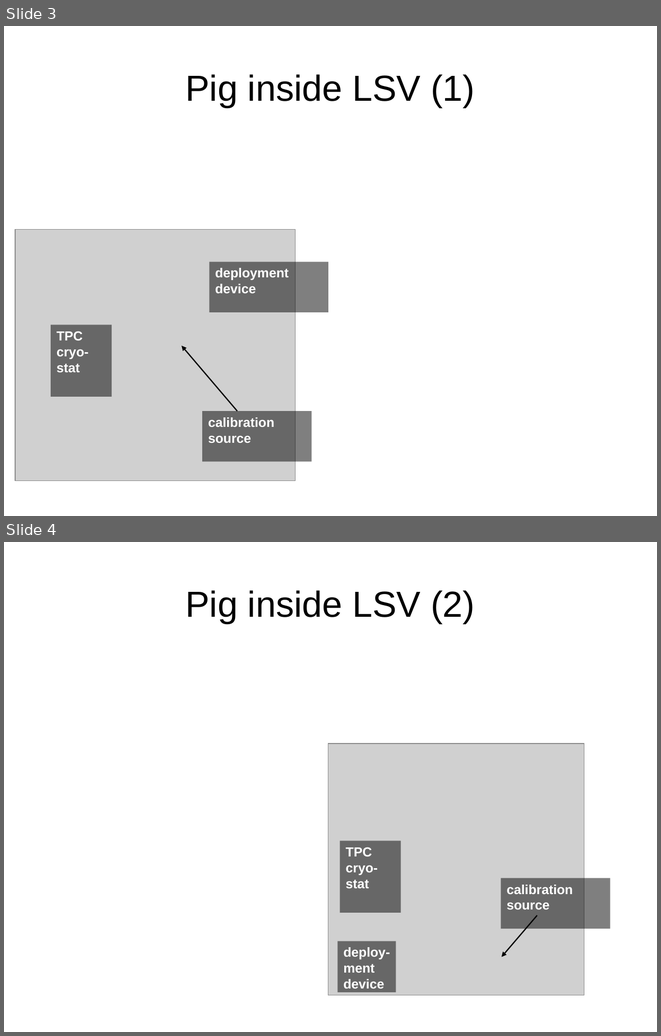
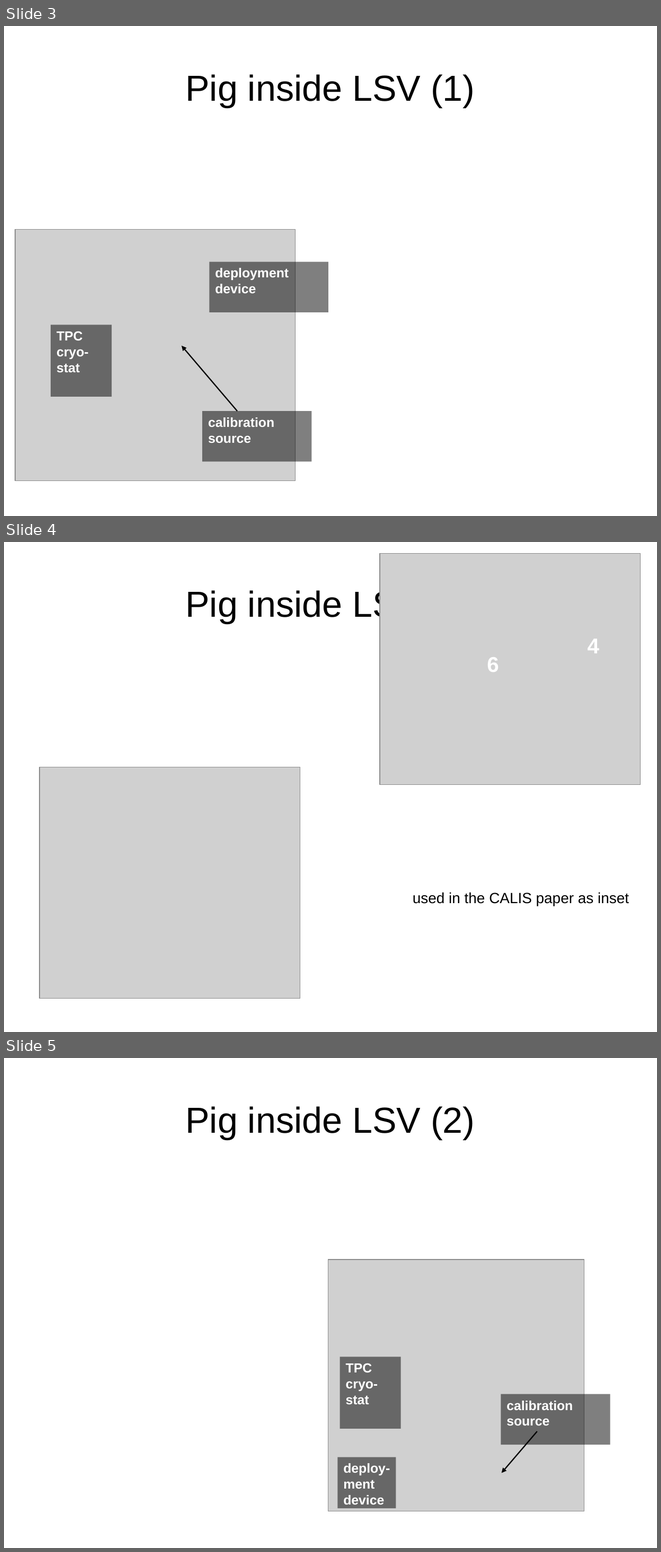
Before and after one commit to berndreinhold/DS_Hawaii, a slide deck: CalibHardwarePaper/Figures/CALISinCRH_LSV.odp. Shown one above the other, each under a label of ours: slides 3 and 4 before the commit, slides 3, 4 and 5 after it. The pictures are 661x1036 and 661x1552 pixels, drawn with LibreOffice and Linux fonts; fonts in the diff are those of the drawing; grey boxes stand for pictures. Boxes give left, top, right and bottom in pixels: in the first picture for what was removed or moved away, otherwise in the second. Text is boxed around its words. In the diff, an @@ line names an element or a change of style, - is before the commit and + after.

Commit message:
CALIS in CRH photo, included as inset in Figure 1

```diff
--- a/CalibHardwarePaper/Figures/CALISinCRH_LSV.odp
+++ b/CalibHardwarePaper/Figures/CALISinCRH_LSV.odp
@@ slide 4 added at box(4, 542, 657, 1032), background #FFFFFF @@
@@ picture added at box(380, 553, 641, 784) @@
@@ title added at box(185, 588, 421, 623), 44 pt, text #000000 @@
+Pig inside LSV (1)
@@ text added at box(588, 639, 599, 653), 26 pt, text #FFFFFF, bold @@
+4
@@ text added at box(487, 657, 498, 672), 26 pt, text #FFFFFF, bold @@
+6
@@ picture added at box(40, 767, 300, 998) @@
@@ text added at box(413, 892, 629, 906), 18 pt, text #000000 @@
+used in the CALIS paper as inset
@@ what was slide 4 is now slide 5 @@
```
Also in this commit, not shown: 1 slide changed, 2 other files.
